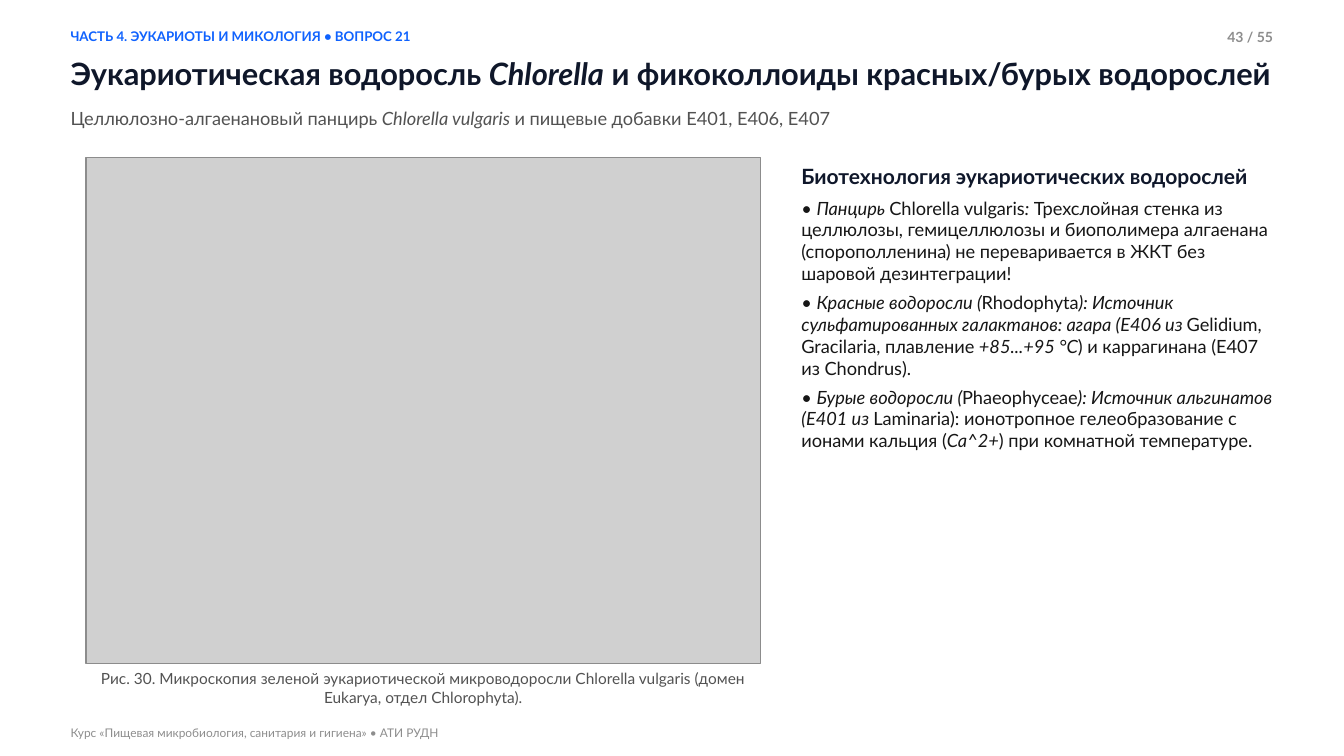
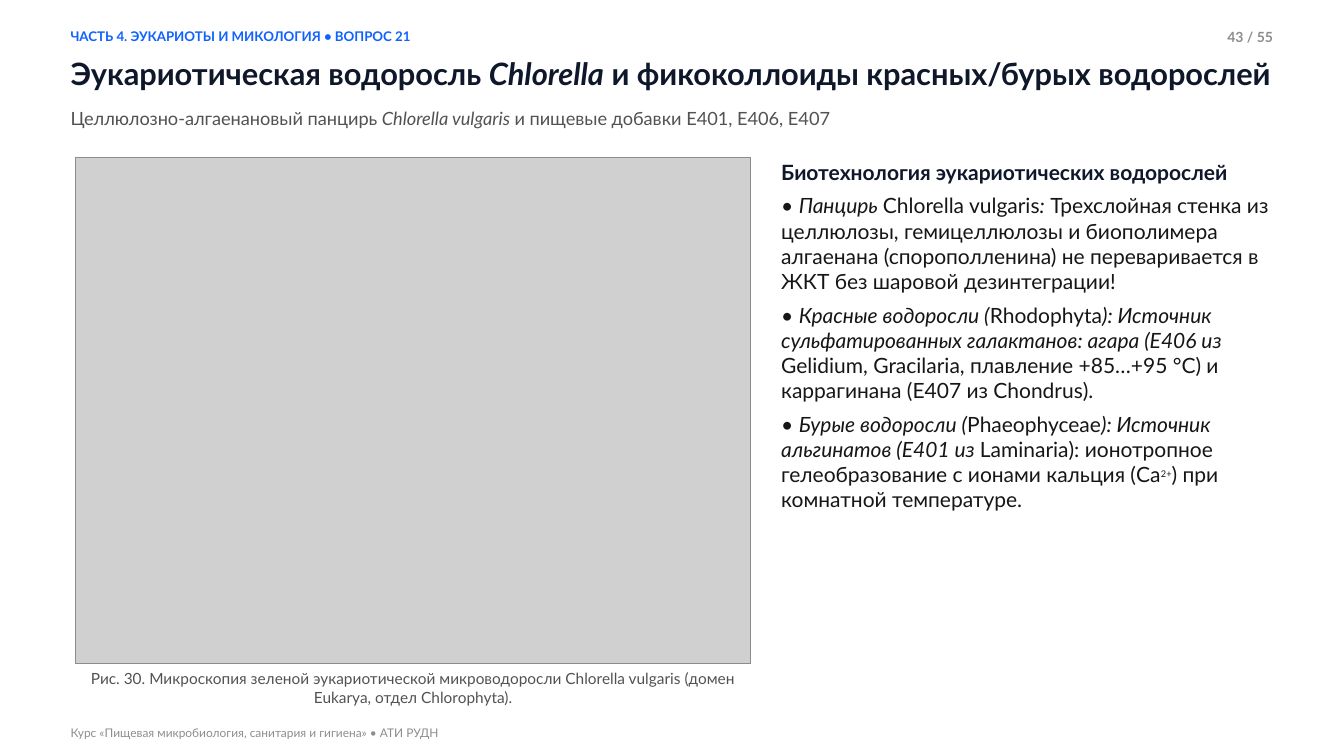
Before and after one commit to yaroslavtsevam/microbio-ati-rudn.github.io, a slide deck: slide 43 of assets/presentations/Lecture_02_Microbiology.pptx. Drawn at 1344x756 pixels with LibreOffice and Linux fonts; fonts in the diff are those of the drawing; grey boxes stand for pictures. Boxes give left, top, right and bottom in pixels: in the first picture for what was removed or moved away, otherwise in the second. Text is boxed around its words. In the diff, an @@ line names an element or a change of style, - is before the commit and + after.

Commit message:
Fix Lecture 2 presentation: enlarge body text in PPTX, fix math/chem formulas, transparent headerless SVG schemes, add 6 fungi illustrations

```diff
--- a/assets/presentations/Lecture_02_Microbiology.pptx
+++ b/assets/presentations/Lecture_02_Microbiology.pptx
@@ picture: place and size @@
-picture at <box>86,157,760,663</box>
+picture at <box>76,157,750,663</box>
@@ text "Биотехнология эукариотических водорослей": place and size @@
-text "Биотехнология эукариотических водорослей" at <box>801,168,1273,450</box>
+text "Биотехнология эукариотических водорослей" at <box>781,164,1268,511</box>
@@ text at <box>781,197,1268,293</box>: size 13 to 15 pt in "• Панцирь Chlorella vulgaris: Трехслойная стенка из ..."; more space between paragraphs @@
@@ text at <box>781,307,1221,511</box>: text changed; size 13 to 15 pt @@
-• Красные водоросли (Rhodophyta): Источник сульфатированных галактанов: агара (E406 из Gelidium, Gracilaria, плавление +85...+95 °C) и каррагинана (E407 из Chondrus).
-• Бурые водоросли (Phaeophyceae): Источник альгинатов (E401 из Laminaria): ионотропное гелеобразование с ионами кальция (Ca^2+) при комнатной температуре.
+• Красные водоросли (Rhodophyta): Источник сульфатированных галактанов: агара (E406 из Gelidium, Gracilaria, плавление +85…+95 °C) и каррагинана (E407 из Chondrus).
+• Бурые водоросли (Phaeophyceae): Источник альгинатов (E401 из Laminaria): ионотропное гелеобразование с ионами кальция (Ca2+) при комнатной температуре.
@@ text "Рис. 30. Микроскопия зеленой эукариотической ...": place and size @@
-text "Рис. 30. Микроскопия зеленой эукариотической ..." at <box>101,672,745,706</box>
+text "Рис. 30. Микроскопия зеленой эукариотической ..." at <box>91,672,735,706</box>
```
Also in this commit, not shown: 54 other slides changed, 20 other files.
